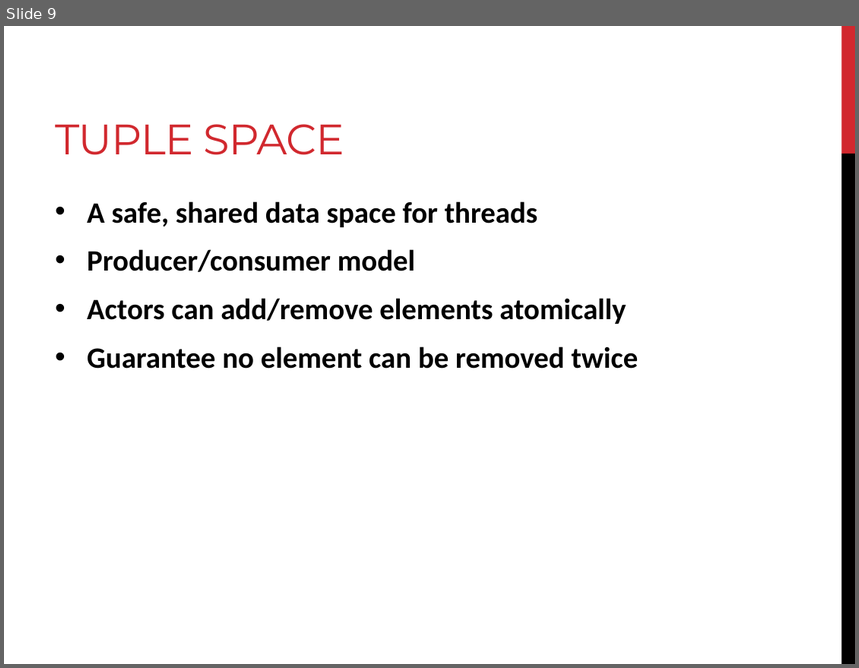
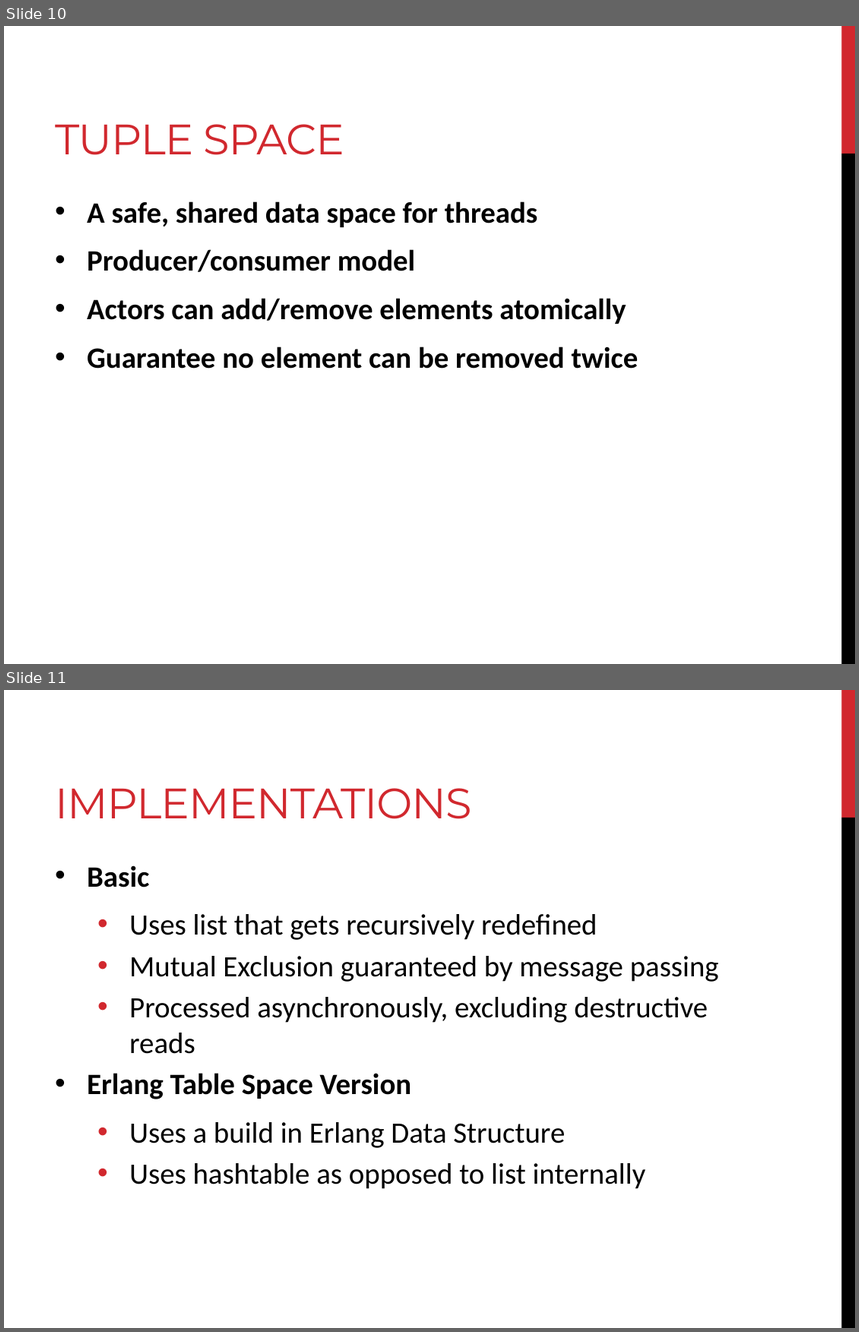
Before and after one commit to Matt8109/mcp_erlang, a slide deck: Presentation.pptx. Shown one above the other, each under a label of ours: slide 9 before the commit, slides 10 and 11 after it. The pictures are 859x668 and 859x1332 pixels, drawn with LibreOffice and Linux fonts; fonts in the diff are those of the drawing. Boxes give left, top, right and bottom in pixels: in the first picture for what was removed or moved away, otherwise in the second. Text is boxed around its words. In the diff, an @@ line names an element or a change of style, - is before the commit and + after.

Commit message:
Some basic changes to the presentation.

```diff
--- a/Presentation.pptx
+++ b/Presentation.pptx
@@ slide 11 added at <box>4,690,855,1328</box>, background #FFFFFF; not listed: 2 template elements that a slide beside it also shows @@
@@ title added at <box>55,788,471,819</box>, 36 pt, text #D1282E @@
+IMPLEMENTATIONS
@@ text added at <box>87,866,719,1189</box>, 25 pt, text #000000 @@
+• Basic
+  • Uses list that gets recursively redefined
+  • Mutual Exclusion guaranteed by message passing
+  • Processed asynchronously, excluding destructive reads
+• Erlang Table Space Version
+  • Uses a build in Erlang Data Structure
+  • Uses hashtable as opposed to list internally
@@ what was slide 9 is now slide 10 @@
```
Also in this commit, not shown: 4 slides changed, 2 other slides added.
